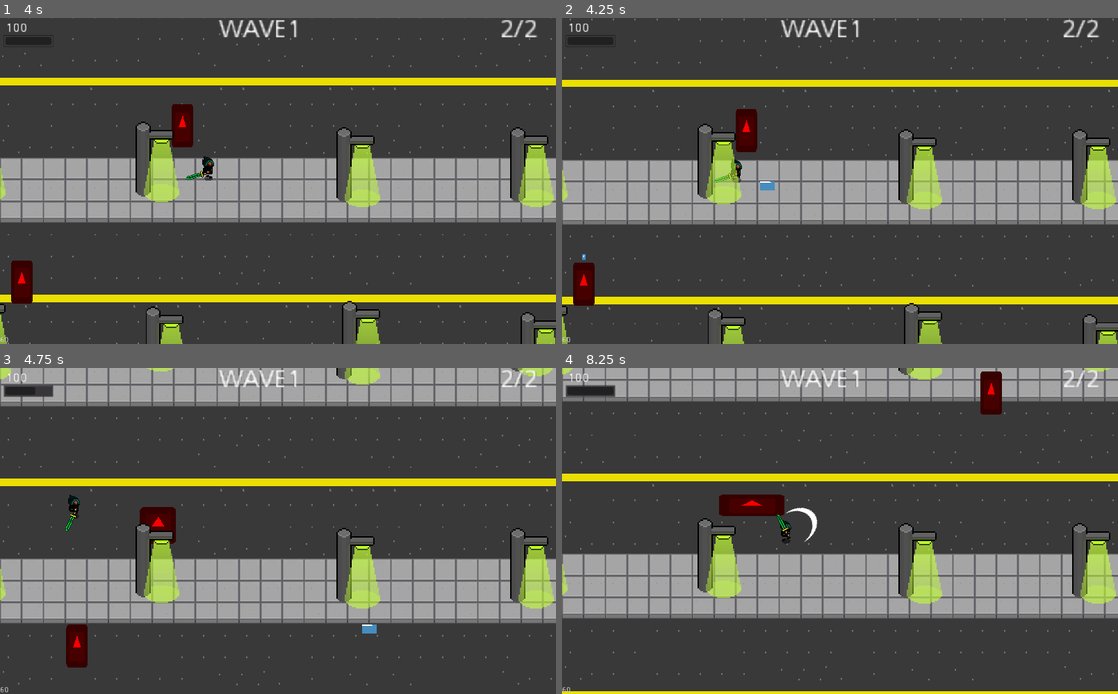
Above: before the commit, frames 1-4 (two rows, left to right).
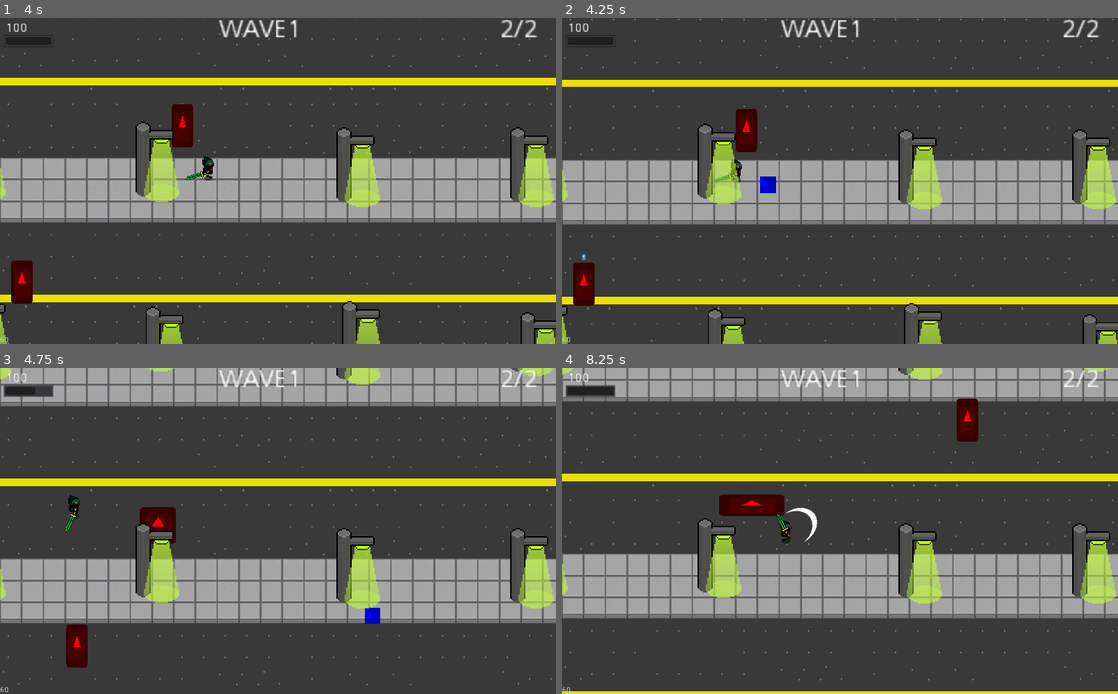
Above: after the commit, the same moments.

Repository: BielMaxBR/jam-do-renzk
Game: Godot game, scene res://scenes/Cenario/main.tscn
Two runs of this game, one before a commit and one after it. Both use one fixed random seed, a clock stepped at 60 frames per second and the inputs below. The engine's default icon, where the game draws it, is replaced by a stand-in: a white triangle on a blue panel in a dark square.
Inputs (mouse positions are in pixels of both pictures, inside the frame that each line leads up to):
- Up to frame 1 (4 s): move the mouse to (400, 164) at 0.52 s; hold D (ui_right) 0.53-1.28 s; click (400, 164) at 0.6 s; move the mouse to (166, 197) at 1.27 s; hold S (ui_down) 1.28-2.03 s; right-click (166, 197) at 1.35 s; move the mouse to (333, 109) at 2.02 s; hold D (ui_right) 2.03-2.78 s; click (333, 109) at 2.1 s; move the mouse to (250, 246) at 2.77 s; hold W (ui_up) 2.78-3.53 s; right-click (250, 246) at 2.85 s; move the mouse to (444, 229) at 3.52 s; hold A (ui_left) from 3.53 s (still down); click (444, 229) at 3.6 s
- Up to frame 2 (4.25 s): keep holding A (ui_left); tap Q (skill_1) at 4.15 s
- Up to frame 3 (4.75 s): keep holding A (ui_left); move the mouse to (111, 482) at 4.27 s; right-click (111, 482) at 4.35 s
- Up to frame 4 (8.25 s): move the mouse to (867, 531) at 5.02 s; release A (ui_left) at 5.03 s; hold S (ui_down) 5.03-5.78 s; click (867, 531) at 5.1 s; move the mouse to (756, 449) at 5.77 s; hold D (ui_right) 5.78-6.53 s; right-click (756, 449) at 5.85 s; move the mouse to (962, 514) at 6.52 s; hold W (ui_up) 6.53-7.28 s; click (962, 514) at 6.6 s; move the mouse to (728, 547) at 7.27 s; hold D (ui_right) 7.28-8.03 s; right-click (728, 547) at 7.35 s; move the mouse to (895, 459) at 8.02 s; hold S (ui_down) from 8.03 s (still down); click (895, 459) at 8.1 s

Frame 1 is identical in both runs. In frame 2, 0.1% of the frame differs, in the area x 35-39%, y 48-54%; in frame 3, 0.2%; in frame 4, 1.0%, in the area x 71-80%, y 1-23%.

Commit message:
pause melhorado

Diff:
--- a/projeto do jogo da jam/scenes/Cenario/main.tscn
+++ b/projeto do jogo da jam/scenes/Cenario/main.tscn
@@ -390,12 +390,12 @@
 [node name="Area2D" type="StaticBody2D" parent="." groups=[
 "o fim",
 ]]
-visible = false
+position = Vector2( 0, 55.7699 )
 collision_layer = 4
 collision_mask = 0
 
 [node name="CollisionPolygon2D" type="CollisionPolygon2D" parent="Area2D"]
-polygon = PoolVector2Array( 2.07361, -118.119, 1144.23, -118.119, 1140, 715, -86, 710, -91, -119, -18, -119, -21, 624, 1052, 629, 1052.47, -35.4184, 6.38348, -45.1585 )
+polygon = PoolVector2Array( -91.2579, -117.615, 1144.23, -118.119, 1140, 715, -86, 710, -91, -119, -19.2144, -118.674, -21, 624, 1052, 629, 1052.47, -35.4184, -18.6415, -48.388 )
 
 [node name="postes" type="Position2D" parent="."]
 
--- a/projeto do jogo da jam/scenes/player/skills/projetil_pause.tscn
+++ b/projeto do jogo da jam/scenes/player/skills/projetil_pause.tscn
@@ -15,10 +15,12 @@
 wait_time = 3.0
 
 [node name="Sprite" type="Sprite" parent="."]
-scale = Vector2( 1.44, 0.88 )
+modulate = Color( 0, 0, 1, 1 )
+position = Vector2( -0.166862, 0.33371 )
+scale = Vector2( 2.01641, 2.34832 )
 texture = ExtResource( 2 )
 region_enabled = true
-region_rect = Rect2( 32, 32, 15, 15 )
+region_rect = Rect2( 36.5814, 27.382, 11.5556, 10.2222 )
 
 [node name="CollisionShape2D" type="CollisionShape2D" parent="."]
 shape = SubResource( 1 )
--- a/projeto do jogo da jam/scripts/inimigos/inimigo_melee_1.gd
+++ b/projeto do jogo da jam/scripts/inimigos/inimigo_melee_1.gd
@@ -8,7 +8,7 @@
 
 signal morreu
 
-
+export var congelado = false
 func _ready():
 	$"area_ataque/CollisionShape2D".disabled = true
 	$"hit_box/CollisionShape2D".disabled = false
@@ -16,10 +16,11 @@
 
 func _process(delta):
 	alvo = self.get_parent().get_node("player") #pega o jogador como alvo
-	if (alvo.global_position - self.global_position).length() >= 50: #distancia entre o jogador e o inimigo
-		movimento_avanco() #avanca pra cima do jogador
-	else:
-		ataque() #ataca o jogador
+	if not congelado:
+		if (alvo.global_position - self.global_position).length() >= 50: #distancia entre o jogador e o inimigo
+			movimento_avanco() #avanca pra cima do jogador
+		else:
+			ataque() #ataca o jogador
 
 
 func movimento_avanco():
--- a/projeto do jogo da jam/scripts/inimigos/inimigo_melee_2.gd
+++ b/projeto do jogo da jam/scripts/inimigos/inimigo_melee_2.gd
@@ -9,6 +9,7 @@
 
 signal morreu
 
+export var congelado = false
 
 func _ready():
 	$"Timer_avanco".start(tempo_para_avanco)
@@ -22,15 +23,18 @@
 
 func _process(delta):
 	alvo = self.get_parent().get_node("player")
+	if congelado:
+		linear_velocity = Vector2(0,0)
 
 
 func _on_Timer_avanco_timeout():
-	var direcao = (alvo.global_position - self.global_position).normalized() * 500
-	$"Animation_Player".play("aviso_ataque_piscada")
-	yield($"Animation_Player", "animation_finished")
-	$"area_contato/CollisionShape2D".disabled = false
-	self.linear_velocity = direcao
-#	self.apply_impulse(Vector2(), direcao * velocidade)
+	if not congelado:
+		var direcao = (alvo.global_position - self.global_position).normalized() * 500
+		$"Animation_Player".play("aviso_ataque_piscada")
+		yield($"Animation_Player", "animation_finished")
+		$"area_contato/CollisionShape2D".disabled = false
+		self.linear_velocity = direcao
+	#	self.apply_impulse(Vector2(), direcao * velocidade)
 
 
 func _on_area_contato_area_entered(area):
--- a/projeto do jogo da jam/scripts/inimigos/inimigo_ranged_1.gd
+++ b/projeto do jogo da jam/scripts/inimigos/inimigo_ranged_1.gd
@@ -9,6 +9,7 @@
 
 signal morreu
 
+export var congelado = false
 
 func _ready():
 	$"hit_box/CollisionShape2D".disabled = false
@@ -16,10 +17,11 @@
 
 func _process(delta):
 	alvo = self.get_parent().get_node("player") #pega o jogador como alvo
-	if (alvo.global_position - self.global_position).length() >= 600: #distancia entre o jogador e o inimigo
-		movimento_avanco() #avanca pra cima do jogador
-	else:
-		tiro() #atira no jogador
+	if not congelado:
+		if (alvo.global_position - self.global_position).length() >= 600: #distancia entre o jogador e o inimigo
+			movimento_avanco() #avanca pra cima do jogador
+		else:
+			tiro() #atira no jogador
 
 
 func movimento_avanco():
--- a/projeto do jogo da jam/scripts/player/player.gd
+++ b/projeto do jogo da jam/scripts/player/player.gd
@@ -66,7 +66,7 @@
 		var skill = Pre_skill_Pause.instance()
 		skill.global_position = get_global_position()
 		#skill.look_at(get_global_mouse_position())
-		skill.alvo = get_global_mouse_position() - (self.global_position+Vector2(0,-30))
+		skill.alvo = get_global_mouse_position() - (self.global_position)
 		get_parent().add_child(skill)
 	pass
 
--- a/projeto do jogo da jam/scripts/player/skills/projetil_pause.gd
+++ b/projeto do jogo da jam/scripts/player/skills/projetil_pause.gd
@@ -9,16 +9,20 @@
 	#print(get_parent())
 	pass
 func _process(delta):
+	if global_position.x < 0 or global_position.x > 2000 or global_position.y < 0 or global_position.y > 1000:
+		queue_free()
 	if stop == true:
 		# invisivel
 		# mantém o inimigo paralizado
 		if inimigo:
-			inimigo.global_position = self.global_position+Vector2(0,32)
+			inimigo.congelado = true
 			# salva o dano do inimigo pra voltar dps
-			if danoInimigo == 0:
-				danoInimigo = inimigo.dano
+			#if danoInimigo == 0:
+			#	global_position = inimigo.global_position
+			#3	danoInimigo = inimigo.dano
+			#inimigo.global_position = self.global_position
 			# zera o dano
-			inimigo.dano = 0
+			#inimigo.dano = 0
 		else:
 			queue_free()
 	else:
@@ -26,7 +30,8 @@
 
 func _on_Timer_timeout():
 	if inimigo:
-		inimigo.dano = danoInimigo
+		inimigo.congelado = false
+		#inimigo.dano = danoInimigo
 	stop = false
 	queue_free()
 	pass # Replace with function body.
@@ -36,7 +41,7 @@
 	print("e bateu")
 	if area.is_in_group("o fim"):
 		queue_free()
-	if area.is_in_group("inimigos"):
+	if area.is_in_group("inimigos") and area.get_parent().congelado == false:
 		$Timer.start()
 		inimigo = area.get_parent()
 		stop = true
--- a/projeto do jogo da jam/scripts/projeteis/projetil_inmigo_ranged_1.gd
+++ b/projeto do jogo da jam/scripts/projeteis/projetil_inmigo_ranged_1.gd
@@ -9,6 +9,8 @@
 
 
 func _process(delta):
+	if global_position.x < 0 or global_position.x > 2000 or global_position.y < 0 or global_position.y > 1000:
+		queue_free()
 	translate(vetor * velocidade * delta)
 
 
